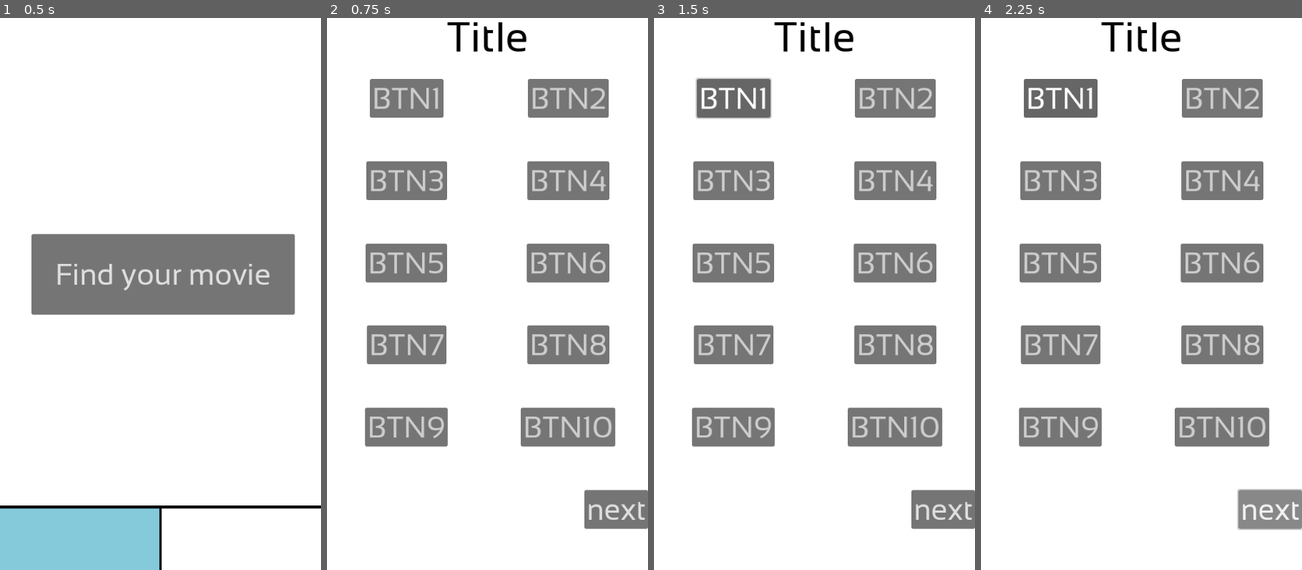
Above: before the commit, frames 1-4 (left to right).
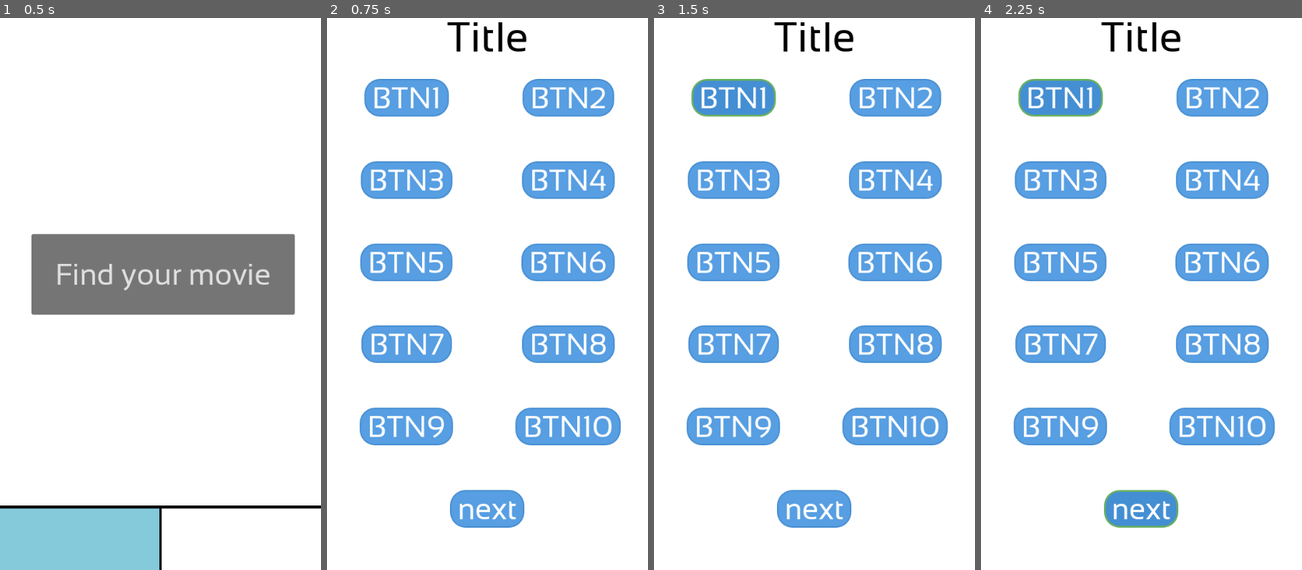
Above: after the commit, the same moments.

Repository: BigPhil2010/movie_found
Game: Godot game, scene res://scenes/menu.tscn
Same seed, same stepped clock (60 frames per second), same inputs: the game is played once before the commit and once after it.
Inputs:
- Up to frame 1 (0.5 s): no input
- Up to frame 2 (0.75 s): click "Find your movie" at 0.5 s
- Up to frame 3 (1.5 s): click "BTN1" at 1.25 s
- Up to frame 4 (2.25 s): click "next" at 2 s

Frame 1 is identical in both runs. In frame 2, 22% of the frame differs, in the area x 10-100%, y 11-93%; in frame 3, 22%; in frame 4, 22%.

Commit message:
change search btn style

Diff:
--- a/scenes/search.tscn
+++ b/scenes/search.tscn
@@ -7,6 +7,37 @@
 font_size = 70
 font_color = Color(0, 0, 0, 1)
 
+[sub_resource type="StyleBoxEmpty" id="StyleBoxEmpty_cymld"]
+
+[sub_resource type="StyleBoxFlat" id="StyleBoxFlat_u14sg"]
+bg_color = Color(0.341176, 0.619608, 0.886275, 1)
+border_width_left = 3
+border_width_top = 3
+border_width_right = 3
+border_width_bottom = 3
+border_color = Color(0.246416, 0.534967, 0.802573, 1)
+border_blend = true
+corner_radius_top_left = 25
+corner_radius_top_right = 25
+corner_radius_bottom_right = 25
+corner_radius_bottom_left = 25
+expand_margin_left = 10.0
+expand_margin_right = 10.0
+
+[sub_resource type="StyleBoxFlat" id="StyleBoxFlat_cymld"]
+bg_color = Color(0.266667, 0.556863, 0.827451, 1)
+border_width_left = 3
+border_width_top = 3
+border_width_right = 3
+border_width_bottom = 3
+border_color = Color(0.406106, 0.691116, 0.377088, 1)
+corner_radius_top_left = 25
+corner_radius_top_right = 25
+corner_radius_bottom_right = 25
+corner_radius_bottom_left = 25
+expand_margin_left = 10.0
+expand_margin_right = 10.0
+
 [node name="search" type="Node2D"]
 
 [node name="ColorRect" type="ColorRect" parent="."]
@@ -28,14 +59,19 @@
 layout_mode = 2
 size_flags_vertical = 3
 
-[node name="Button" type="Button" parent="VBoxContainer/HBoxContainer"]
-layout_mode = 2
-size_flags_horizontal = 6
-size_flags_vertical = 0
-theme_override_colors/font_color = Color(0.804743, 0.804743, 0.804743, 1)
-theme_override_colors/font_pressed_color = Color(1, 1, 1, 1)
-theme_override_fonts/font = ExtResource("1_cymld")
-theme_override_font_sizes/font_size = 50
+[node name="Button1" type="Button" parent="VBoxContainer/HBoxContainer"]
+layout_mode = 2
+size_flags_horizontal = 6
+size_flags_vertical = 0
+theme_override_colors/font_color = Color(1, 1, 1, 1)
+theme_override_fonts/font = ExtResource("1_cymld")
+theme_override_font_sizes/font_size = 50
+theme_override_styles/focus = SubResource("StyleBoxEmpty_cymld")
+theme_override_styles/disabled = SubResource("StyleBoxFlat_u14sg")
+theme_override_styles/hover_pressed = SubResource("StyleBoxFlat_cymld")
+theme_override_styles/hover = SubResource("StyleBoxFlat_u14sg")
+theme_override_styles/pressed = SubResource("StyleBoxFlat_cymld")
+theme_override_styles/normal = SubResource("StyleBoxFlat_u14sg")
 toggle_mode = true
 text = "BTN1"
 
@@ -43,10 +79,15 @@
 layout_mode = 2
 size_flags_horizontal = 6
 size_flags_vertical = 0
-theme_override_colors/font_color = Color(0.804743, 0.804743, 0.804743, 1)
-theme_override_colors/font_pressed_color = Color(1, 1, 1, 1)
-theme_override_fonts/font = ExtResource("1_cymld")
-theme_override_font_sizes/font_size = 50
+theme_override_colors/font_color = Color(1, 1, 1, 1)
+theme_override_fonts/font = ExtResource("1_cymld")
+theme_override_font_sizes/font_size = 50
+theme_override_styles/focus = SubResource("StyleBoxEmpty_cymld")
+theme_override_styles/disabled = SubResource("StyleBoxFlat_u14sg")
+theme_override_styles/hover_pressed = SubResource("StyleBoxFlat_cymld")
+theme_override_styles/hover = SubResource("StyleBoxFlat_u14sg")
+theme_override_styles/pressed = SubResource("StyleBoxFlat_cymld")
+theme_override_styles/normal = SubResource("StyleBoxFlat_u14sg")
 toggle_mode = true
 text = "BTN2"
 
@@ -58,10 +99,15 @@
 layout_mode = 2
 size_flags_horizontal = 6
 size_flags_vertical = 0
-theme_override_colors/font_color = Color(0.804743, 0.804743, 0.804743, 1)
-theme_override_colors/font_pressed_color = Color(1, 1, 1, 1)
-theme_override_fonts/font = ExtResource("1_cymld")
-theme_override_font_sizes/font_size = 50
+theme_override_colors/font_color = Color(1, 1, 1, 1)
+theme_override_fonts/font = ExtResource("1_cymld")
+theme_override_font_sizes/font_size = 50
+theme_override_styles/focus = SubResource("StyleBoxEmpty_cymld")
+theme_override_styles/disabled = SubResource("StyleBoxFlat_u14sg")
+theme_override_styles/hover_pressed = SubResource("StyleBoxFlat_cymld")
+theme_override_styles/hover = SubResource("StyleBoxFlat_u14sg")
+theme_override_styles/pressed = SubResource("StyleBoxFlat_cymld")
+theme_override_styles/normal = SubResource("StyleBoxFlat_u14sg")
 toggle_mode = true
 text = "BTN3"
 
@@ -69,10 +115,15 @@
 layout_mode = 2
 size_flags_horizontal = 6
 size_flags_vertical = 0
-theme_override_colors/font_color = Color(0.804743, 0.804743, 0.804743, 1)
-theme_override_colors/font_pressed_color = Color(1, 1, 1, 1)
-theme_override_fonts/font = ExtResource("1_cymld")
-theme_override_font_sizes/font_size = 50
+theme_override_colors/font_color = Color(1, 1, 1, 1)
+theme_override_fonts/font = ExtResource("1_cymld")
+theme_override_font_sizes/font_size = 50
+theme_override_styles/focus = SubResource("StyleBoxEmpty_cymld")
+theme_override_styles/disabled = SubResource("StyleBoxFlat_u14sg")
+theme_override_styles/hover_pressed = SubResource("StyleBoxFlat_cymld")
+theme_override_styles/hover = SubResource("StyleBoxFlat_u14sg")
+theme_override_styles/pressed = SubResource("StyleBoxFlat_cymld")
+theme_override_styles/normal = SubResource("StyleBoxFlat_u14sg")
 toggle_mode = true
 text = "BTN4"
 
@@ -84,10 +135,15 @@
 layout_mode = 2
 size_flags_horizontal = 6
 size_flags_vertical = 0
-theme_override_colors/font_color = Color(0.804743, 0.804743, 0.804743, 1)
-theme_override_colors/font_pressed_color = Color(1, 1, 1, 1)
-theme_override_fonts/font = ExtResource("1_cymld")
-theme_override_font_sizes/font_size = 50
+theme_override_colors/font_color = Color(1, 1, 1, 1)
+theme_override_fonts/font = ExtResource("1_cymld")
+theme_override_font_sizes/font_size = 50
+theme_override_styles/focus = SubResource("StyleBoxEmpty_cymld")
+theme_override_styles/disabled = SubResource("StyleBoxFlat_u14sg")
+theme_override_styles/hover_pressed = SubResource("StyleBoxFlat_cymld")
+theme_override_styles/hover = SubResource("StyleBoxFlat_u14sg")
+theme_override_styles/pressed = SubResource("StyleBoxFlat_cymld")
+theme_override_styles/normal = SubResource("StyleBoxFlat_u14sg")
 toggle_mode = true
 text = "BTN5"
 
@@ -95,10 +151,15 @@
 layout_mode = 2
 size_flags_horizontal = 6
 size_flags_vertical = 0
-theme_override_colors/font_color = Color(0.804743, 0.804743, 0.804743, 1)
-theme_override_colors/font_pressed_color = Color(1, 1, 1, 1)
-theme_override_fonts/font = ExtResource("1_cymld")
-theme_override_font_sizes/font_size = 50
+theme_override_colors/font_color = Color(1, 1, 1, 1)
+theme_override_fonts/font = ExtResource("1_cymld")
+theme_override_font_sizes/font_size = 50
+theme_override_styles/focus = SubResource("StyleBoxEmpty_cymld")
+theme_override_styles/disabled = SubResource("StyleBoxFlat_u14sg")
+theme_override_styles/hover_pressed = SubResource("StyleBoxFlat_cymld")
+theme_override_styles/hover = SubResource("StyleBoxFlat_u14sg")
+theme_override_styles/pressed = SubResource("StyleBoxFlat_cymld")
+theme_override_styles/normal = SubResource("StyleBoxFlat_u14sg")
 toggle_mode = true
 text = "BTN6"
 
@@ -110,10 +171,15 @@
 layout_mode = 2
 size_flags_horizontal = 6
 size_flags_vertical = 0
-theme_override_colors/font_color = Color(0.804743, 0.804743, 0.804743, 1)
-theme_override_colors/font_pressed_color = Color(1, 1, 1, 1)
-theme_override_fonts/font = ExtResource("1_cymld")
-theme_override_font_sizes/font_size = 50
+theme_override_colors/font_color = Color(1, 1, 1, 1)
+theme_override_fonts/font = ExtResource("1_cymld")
+theme_override_font_sizes/font_size = 50
+theme_override_styles/focus = SubResource("StyleBoxEmpty_cymld")
+theme_override_styles/disabled = SubResource("StyleBoxFlat_u14sg")
+theme_override_styles/hover_pressed = SubResource("StyleBoxFlat_cymld")
+theme_override_styles/hover = SubResource("StyleBoxFlat_u14sg")
+theme_override_styles/pressed = SubResource("StyleBoxFlat_cymld")
+theme_override_styles/normal = SubResource("StyleBoxFlat_u14sg")
 toggle_mode = true
 text = "BTN7"
 
@@ -121,10 +187,15 @@
 layout_mode = 2
 size_flags_horizontal = 6
 size_flags_vertical = 0
-theme_override_colors/font_color = Color(0.804743, 0.804743, 0.804743, 1)
-theme_override_colors/font_pressed_color = Color(1, 1, 1, 1)
-theme_override_fonts/font = ExtResource("1_cymld")
-theme_override_font_sizes/font_size = 50
+theme_override_colors/font_color = Color(1, 1, 1, 1)
+theme_override_fonts/font = ExtResource("1_cymld")
+theme_override_font_sizes/font_size = 50
+theme_override_styles/focus = SubResource("StyleBoxEmpty_cymld")
+theme_override_styles/disabled = SubResource("StyleBoxFlat_u14sg")
+theme_override_styles/hover_pressed = SubResource("StyleBoxFlat_cymld")
+theme_override_styles/hover = SubResource("StyleBoxFlat_u14sg")
+theme_override_styles/pressed = SubResource("StyleBoxFlat_cymld")
+theme_override_styles/normal = SubResource("StyleBoxFlat_u14sg")
 toggle_mode = true
 text = "BTN8"
 
@@ -136,10 +207,15 @@
 layout_mode = 2
 size_flags_horizontal = 6
 size_flags_vertical = 0
-theme_override_colors/font_color = Color(0.804743, 0.804743, 0.804743, 1)
-theme_override_colors/font_pressed_color = Color(1, 1, 1, 1)
-theme_override_fonts/font = ExtResource("1_cymld")
-theme_override_font_sizes/font_size = 50
+theme_override_colors/font_color = Color(1, 1, 1, 1)
+theme_override_fonts/font = ExtResource("1_cymld")
+theme_override_font_sizes/font_size = 50
+theme_override_styles/focus = SubResource("StyleBoxEmpty_cymld")
+theme_override_styles/disabled = SubResource("StyleBoxFlat_u14sg")
+theme_override_styles/hover_pressed = SubResource("StyleBoxFlat_cymld")
+theme_override_styles/hover = SubResource("StyleBoxFlat_u14sg")
+theme_override_styles/pressed = SubResource("StyleBoxFlat_cymld")
+theme_override_styles/normal = SubResource("StyleBoxFlat_u14sg")
 toggle_mode = true
 text = "BTN9"
 
@@ -147,17 +223,30 @@
 layout_mode = 2
 size_flags_horizontal = 6
 size_flags_vertical = 0
-theme_override_colors/font_color = Color(0.804743, 0.804743, 0.804743, 1)
-theme_override_colors/font_pressed_color = Color(1, 1, 1, 1)
-theme_override_fonts/font = ExtResource("1_cymld")
-theme_override_font_sizes/font_size = 50
+theme_override_colors/font_color = Color(1, 1, 1, 1)
+theme_override_fonts/font = ExtResource("1_cymld")
+theme_override_font_sizes/font_size = 50
+theme_override_styles/focus = SubResource("StyleBoxEmpty_cymld")
+theme_override_styles/disabled = SubResource("StyleBoxFlat_u14sg")
+theme_override_styles/hover_pressed = SubResource("StyleBoxFlat_cymld")
+theme_override_styles/hover = SubResource("StyleBoxFlat_u14sg")
+theme_override_styles/pressed = SubResource("StyleBoxFlat_cymld")
+theme_override_styles/normal = SubResource("StyleBoxFlat_u14sg")
 toggle_mode = true
 text = "BTN10"
 
-[node name="next_Button" type="Button" parent="VBoxContainer"]
-layout_mode = 2
-size_flags_horizontal = 8
+[node name="Button_next" type="Button" parent="VBoxContainer"]
+layout_mode = 2
+size_flags_horizontal = 6
 size_flags_vertical = 2
-theme_override_fonts/font = ExtResource("1_cymld")
-theme_override_font_sizes/font_size = 50
+theme_override_colors/font_color = Color(1, 1, 1, 1)
+theme_override_fonts/font = ExtResource("1_cymld")
+theme_override_font_sizes/font_size = 50
+theme_override_styles/focus = SubResource("StyleBoxEmpty_cymld")
+theme_override_styles/disabled = SubResource("StyleBoxFlat_u14sg")
+theme_override_styles/hover_pressed = SubResource("StyleBoxFlat_cymld")
+theme_override_styles/hover = SubResource("StyleBoxFlat_u14sg")
+theme_override_styles/pressed = SubResource("StyleBoxFlat_cymld")
+theme_override_styles/normal = SubResource("StyleBoxFlat_u14sg")
+toggle_mode = true
 text = "next"
Not shown: 1 places in scenes/search.tscn that only renumber resources
